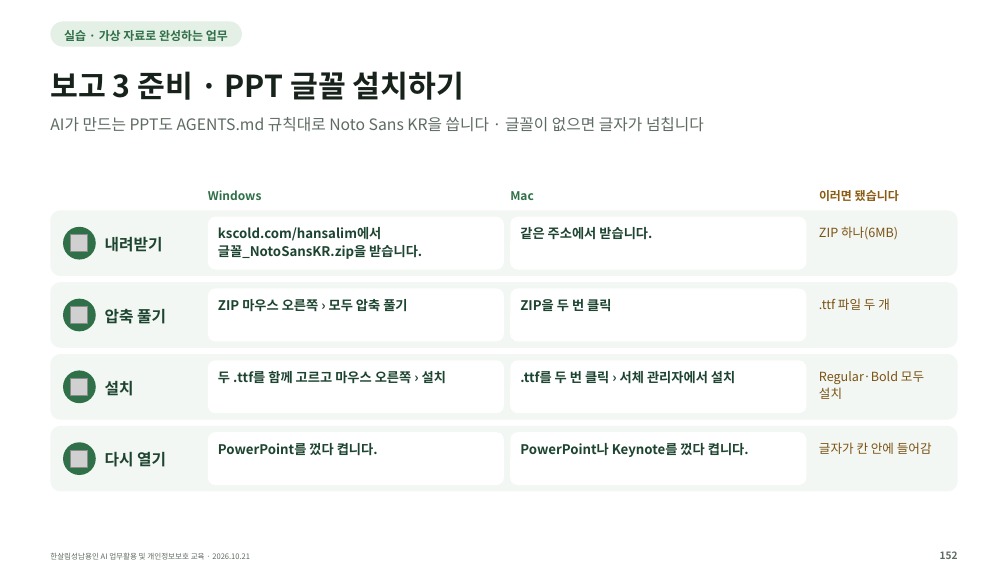
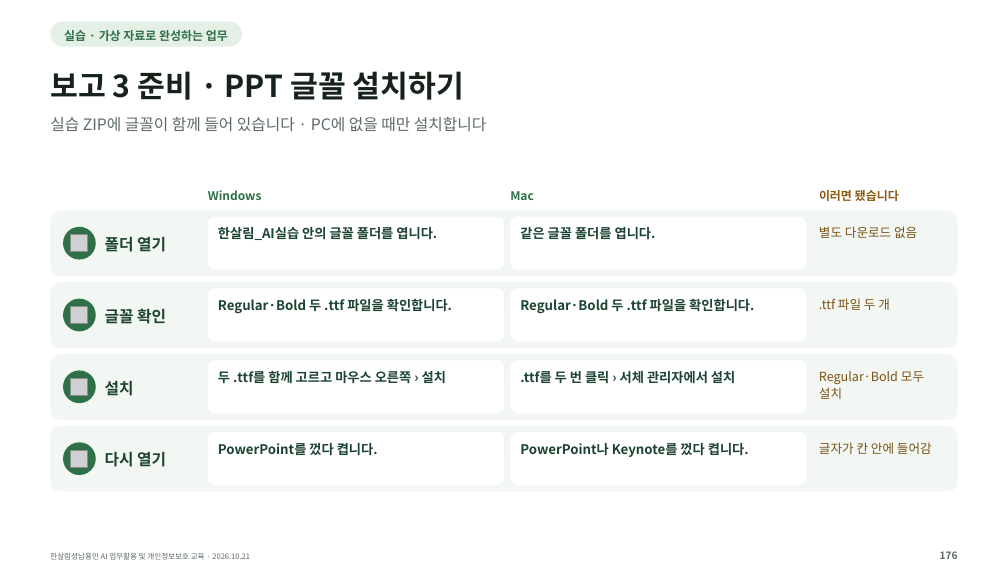
Before and after one commit to kscold/kscold-blog-version-2, a slide deck: slide 151 of apps/web/public/hansalim/files/한살림_AI교육_강의자료.pptx (slide 127 before the commit). Drawn at 1008x567 pixels with LibreOffice and Linux fonts; fonts in the diff are those of the drawing; grey boxes stand for pictures. Boxes give left, top, right and bottom in pixels: in the first picture for what was removed or moved away, otherwise in the second. Text is boxed around its words. In the diff, an @@ line names an element or a change of style, - is before the commit and + after.

Commit message:
feat(frontend): 한살림 자료 페이지를 가볍게 정리하고 글꼴이 든 165장 자료로 갱신함
- 강의 저장소 release 40f770a94545ce85(165장) 자료를 반영함. 실습 ZIP에 글꼴이 들어가 별도 글꼴 카드·버튼을 없애고, 예전 글꼴 ZIP 주소는 호환용으로만 남김
- 제목 아래 굵은 안내 상자를 보통 문장 한 줄로 바꾸고, 실습 자료 받기 버튼·준비 방법 보기·웹에서 강의 보기를 첫 화면에 둠
- 자료 목록을 큰 카드 대신 제목·용도·크기·버튼이 맞춰진 행으로 바꾸고, PPT 글꼴 안내는 접는 도움말로 옮김
- 실습 준비는 Windows를 먼저 보여 주고 Mac으로 바꿀 수 있게 함(방향키 지원). 압축을 푼 폴더 모양과 준비 완료 기준을 함께 보여 줌
- 강사 소개를 아래쪽 짧은 소개로 줄이고, 구역 제목의 영문 꼬리표를 뺌
- 동기화 스크립트가 release_id와 실습 ZIP 속 글꼴·라이선스까지 확인하고, 화면에 숨길 자료는 파일만 두게 함
- 자료 링크에 파일 해시 버전을 붙이고, 주소를 직접 열어도 한글 파일 이름으로 저장되게 Content-Disposition을 넣음
- 첫 화면 버튼 위치·크기, 안내 문장 모양, OS 전환 키보드 조작, 파일 해시·응답 헤더, 슬라이드 장수를 E2E로 확인함

```diff
--- a/apps/web/public/hansalim/files/한살림_AI교육_강의자료.pptx
+++ b/apps/web/public/hansalim/files/한살림_AI교육_강의자료.pptx
@@ text at box(50, 117, 486, 131): text changed @@
-AI가 만드는 PPT도 AGENTS.md 규칙대로 Noto Sans KR을 씁니다 · 글꼴이 없으면 글자가 넘칩니다
+실습 ZIP에 글꼴이 함께 들어 있습니다 · PC에 없을 때만 설치합니다
@@ text at box(105, 237, 166, 252): text changed @@
-내려받기
+폴더 열기
@@ text at box(218, 227, 437, 240): text changed @@
-kscold.com/hansalim에서
-글꼴_NotoSansKR.zip을 받습니다.
+한살림_AI실습 안의 글꼴 폴더를 엽니다.
@@ text at box(520, 227, 656, 240): text changed @@
-같은 주소에서 받습니다.
+같은 글꼴 폴더를 엽니다.
@@ text at box(819, 226, 917, 238): text changed @@
-ZIP 하나(6MB)
+별도 다운로드 없음
@@ text at box(218, 298, 452, 314): text changed @@
-ZIP 마우스 오른쪽 › 모두 압축 풀기
+Regular·Bold 두 .ttf 파일을 확인합니다.
@@ text at box(520, 298, 754, 314): text changed @@
-ZIP을 두 번 클릭
+Regular·Bold 두 .ttf 파일을 확인합니다.
@@ text at box(105, 308, 166, 324): text changed @@
-압축 풀기
+글꼴 확인
@@ text at box(940, 551, 958, 559): text changed @@
-152
+176
```
Also in this commit, not shown: 109 other slides changed, 26 slides added, 1 slide removed, 26 other files.
